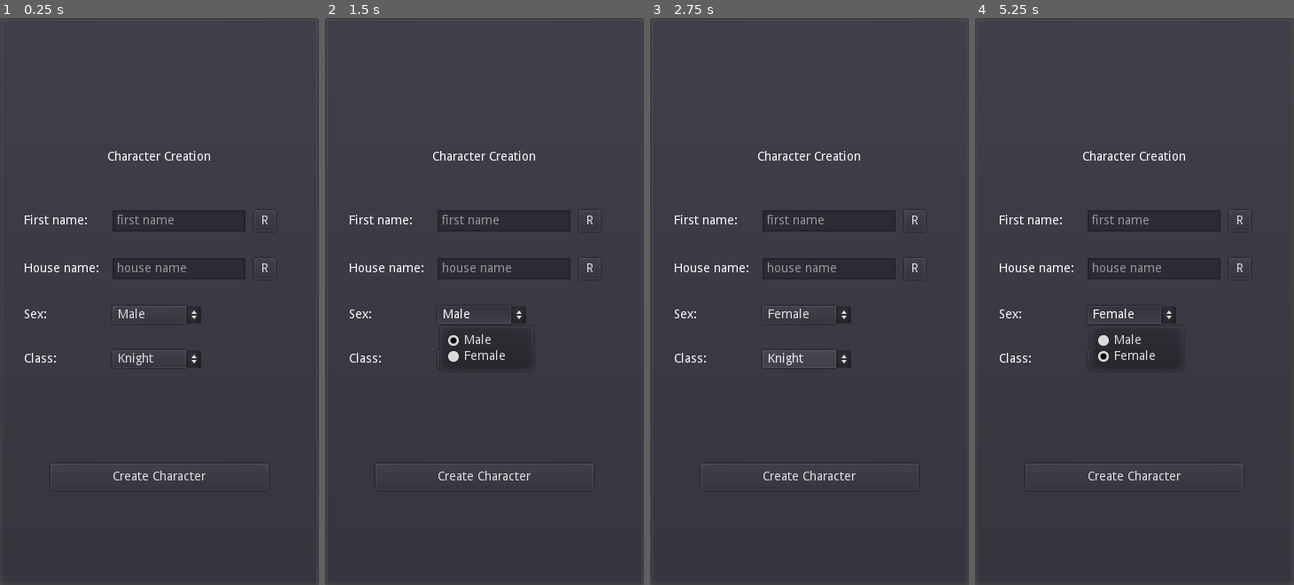
Above: before the commit, frames 1-4 (left to right).
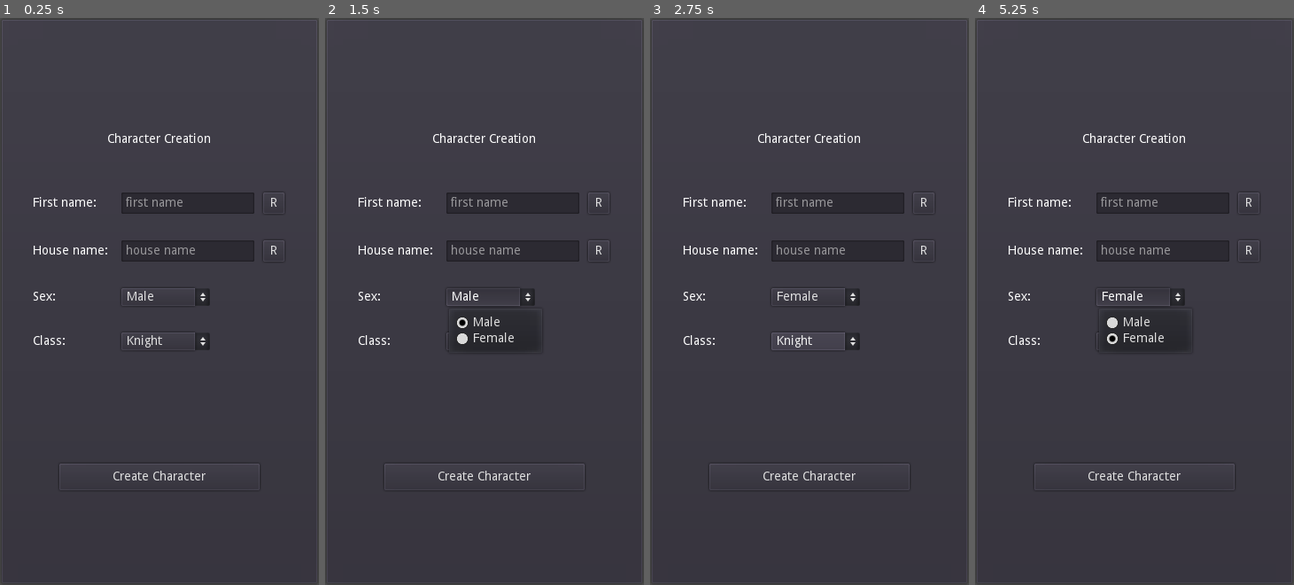
Above: after the commit, the same moments.

Repository: philipuriarte/A-Churchyard-of-Orphans
Game: Godot game, scene res://scenes/creation_screen.tscn
Two runs of this game, one before a commit and one after it. Both use one fixed random seed, a clock stepped at 60 frames per second and the inputs below. This scene is started directly instead of the project's main scene.
Inputs:
- Up to frame 1 (0.25 s): no input
- Up to frame 2 (1.5 s): click "R" at 0.5 s; click "Male" at 1.25 s
- Up to frame 3 (2.75 s): click "Knight" at 2 s
- Up to frame 4 (5.25 s): click "Female" at 2.75 s; click "Create Character" at 3.5 s; click "R" at 4.25 s; click "Female" at 5 s

The runs differ from the first frame. In frame 1, 2.7% of the frame differs, in the area x 7-90%, y 20-80%; in frame 2, 2.8%; in frame 3, 2.8%; in frame 4, 2.9%.

Commit message:
Update creation_screen formatting

Diff:
--- a/scenes/creation_screen.tscn
+++ b/scenes/creation_screen.tscn
@@ -11,20 +11,20 @@
 margin_top = 7.0
 margin_right = 353.0
 margin_bottom = 633.0
-custom_constants/margin_right = 20
-custom_constants/margin_top = 100
-custom_constants/margin_left = 20
+custom_constants/margin_right = 30
+custom_constants/margin_top = 80
+custom_constants/margin_left = 30
 custom_constants/margin_bottom = 100
 
 [node name="MainContainer" type="VBoxContainer" parent="MainMargin"]
-margin_left = 20.0
-margin_top = 100.0
-margin_right = 326.0
+margin_left = 30.0
+margin_top = 80.0
+margin_right = 316.0
 margin_bottom = 526.0
 custom_constants/separation = 10
 
 [node name="CreationLabel" type="Label" parent="MainMargin/MainContainer"]
-margin_right = 306.0
+margin_right = 286.0
 margin_bottom = 100.0
 rect_min_size = Vector2( 0, 100 )
 text = "Character Creation"
@@ -33,14 +33,14 @@
 
 [node name="CreationContainer" type="VBoxContainer" parent="MainMargin/MainContainer"]
 margin_top = 110.0
-margin_right = 306.0
-margin_bottom = 386.0
+margin_right = 286.0
+margin_bottom = 406.0
 size_flags_horizontal = 3
 size_flags_vertical = 3
 custom_constants/separation = 30
 
 [node name="FirstName" type="HBoxContainer" parent="MainMargin/MainContainer/CreationContainer"]
-margin_right = 306.0
+margin_right = 286.0
 margin_bottom = 24.0
 custom_constants/separation = 10
 
@@ -72,7 +72,7 @@
 
 [node name="HouseName" type="HBoxContainer" parent="MainMargin/MainContainer/CreationContainer"]
 margin_top = 54.0
-margin_right = 306.0
+margin_right = 286.0
 margin_bottom = 78.0
 custom_constants/separation = 10
 
@@ -104,7 +104,7 @@
 
 [node name="Sex" type="HBoxContainer" parent="MainMargin/MainContainer/CreationContainer"]
 margin_top = 108.0
-margin_right = 306.0
+margin_right = 286.0
 margin_bottom = 128.0
 custom_constants/separation = 10
 
@@ -127,7 +127,7 @@
 
 [node name="Class" type="HBoxContainer" parent="MainMargin/MainContainer/CreationContainer"]
 margin_top = 158.0
-margin_right = 306.0
+margin_right = 286.0
 margin_bottom = 178.0
 custom_constants/separation = 10
 
@@ -149,15 +149,15 @@
 selected = 0
 
 [node name="ButtonMargin" type="MarginContainer" parent="MainMargin/MainContainer"]
-margin_top = 396.0
-margin_right = 306.0
-margin_bottom = 426.0
+margin_top = 416.0
+margin_right = 286.0
+margin_bottom = 446.0
 custom_constants/margin_right = 30
 custom_constants/margin_left = 30
 
 [node name="CreateButton" type="Button" parent="MainMargin/MainContainer/ButtonMargin"]
 margin_left = 30.0
-margin_right = 276.0
+margin_right = 256.0
 margin_bottom = 30.0
 rect_min_size = Vector2( 0, 30 )
 text = "Create Character"
